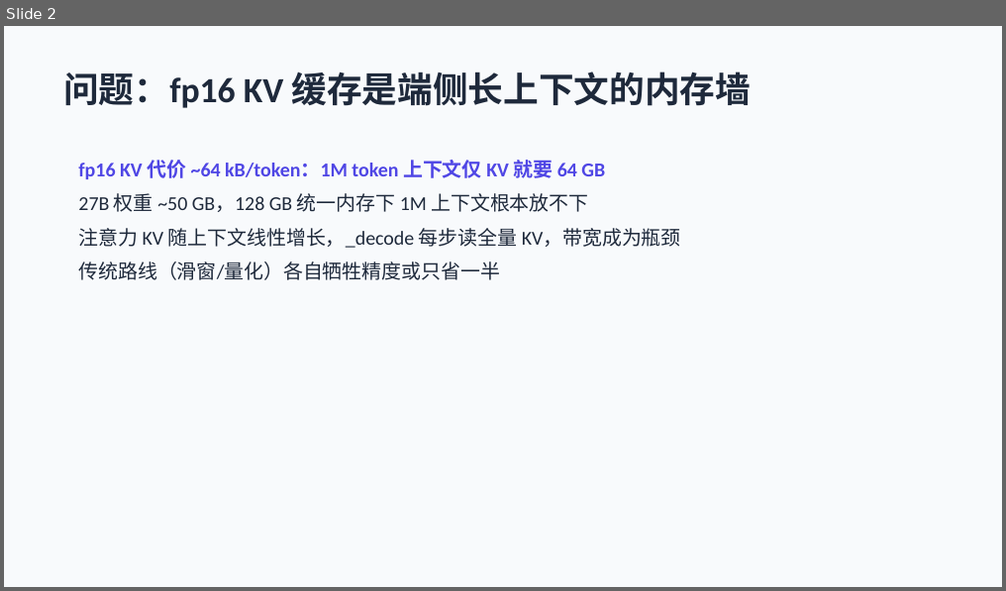
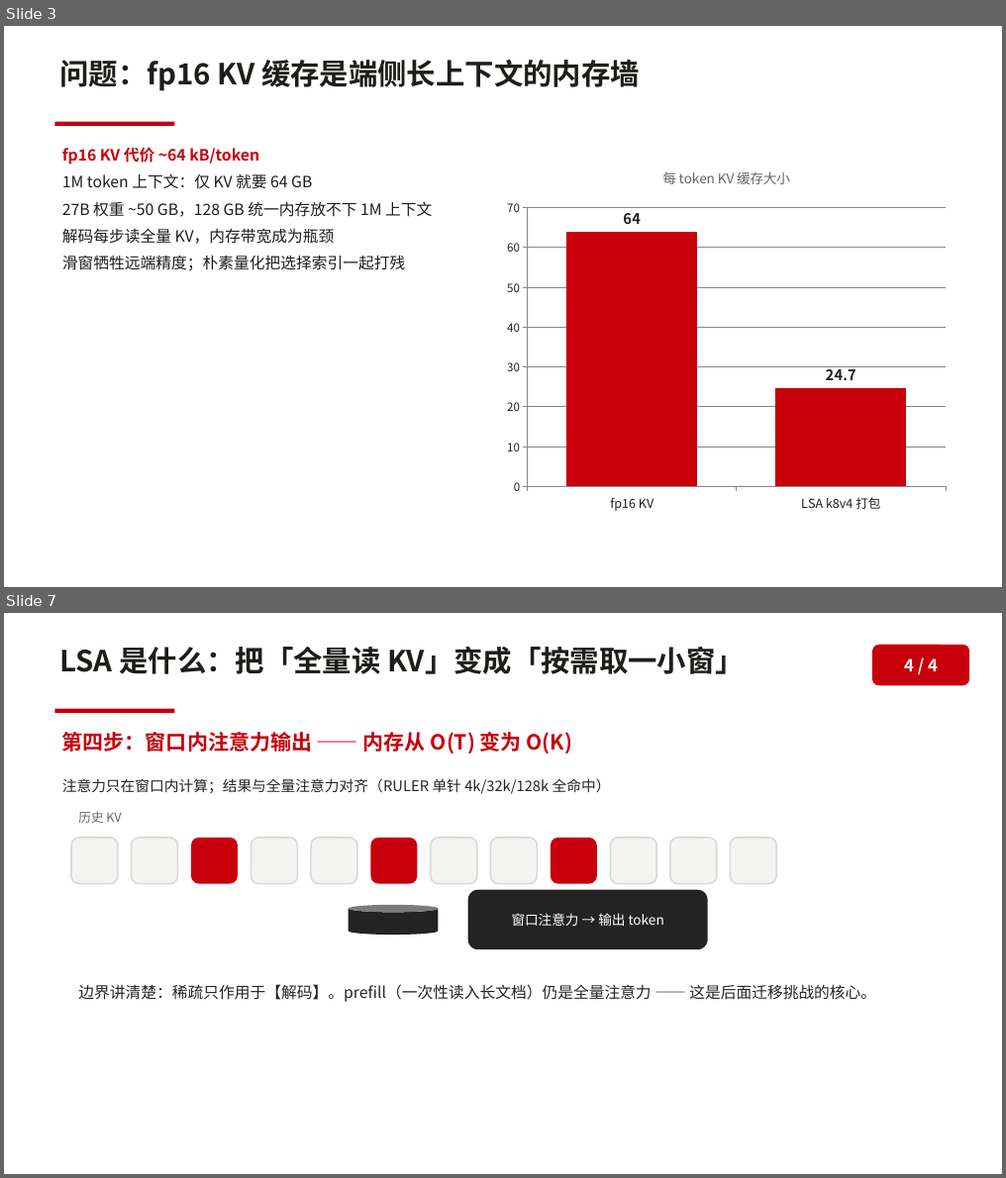
Before and after one commit to dahai80/fusion-lsa, a slide deck: docs/latent-spars-attention-mlx.pptx. Shown one above the other, each under a label of ours: slide 2 before the commit, slides 3 and 7 after it; the slides between them are not shown. The pictures are 1006x591 and 1006x1178 pixels, drawn with LibreOffice and Linux fonts; fonts in the diff are those of the drawing. Boxes give left, top, right and bottom in pixels: in the first picture for what was removed or moved away, otherwise in the second. Text is boxed around its words. In the diff, an @@ line names an element or a change of style, - is before the commit and + after.

```diff
--- a/docs/latent-spars-attention-mlx.pptx
+++ b/docs/latent-spars-attention-mlx.pptx
@@ slide 7 added at (4,613,1002,1174), background #FFFFFF @@
@@ text added at (60,647,745,674), 28 pt, text #1D1D1A, bold @@
+LSA 是什么：把「全量读 KV」变成「按需取一小窗」
@@ rounded rectangle added at (872,645,969,685), fill #C7000B, 16 pt, text #FFFFFF, bold @@
+4 / 4
@@ rectangle added at (54,709,174,713), fill #C7000B @@
@@ text added at (62,732,572,754), 20 pt, text #C7000B, bold @@
+第四步：窗口内注意力输出 —— 内存从 O(T) 变为 O(K)
@@ text added at (62,778,611,794), 14 pt, text #232323 @@
+注意力只在窗口内计算；结果与全量注意力对齐（RULER 单针 4k/32k/128k 全命中）
@@ text added at (78,811,121,823), 12 pt, text #666666 @@
+历史 KV
@@ rounded rectangle added at (71,838,118,884), fill #F4F4F2, outline #D9D9D6 1.5 pt @@
@@ rounded rectangle added at (132,838,177,884), fill #F4F4F2, outline #D9D9D6 1.5 pt @@
@@ rounded rectangle added at (191,838,238,884), fill #C7000B @@
@@ rounded rectangle added at (252,838,297,884), fill #F4F4F2, outline #D9D9D6 1.5 pt @@
@@ rounded rectangle added at (311,838,357,884), fill #F4F4F2, outline #D9D9D6 1.5 pt @@
@@ rounded rectangle added at (371,838,417,884), fill #C7000B @@
@@ rounded rectangle added at (431,838,477,884), fill #F4F4F2, outline #D9D9D6 1.5 pt @@
@@ rounded rectangle added at (491,838,537,884), fill #F4F4F2, outline #D9D9D6 1.5 pt @@
@@ rounded rectangle added at (550,838,597,884), fill #C7000B @@
@@ rounded rectangle added at (611,838,656,884), fill #F4F4F2, outline #D9D9D6 1.5 pt @@
@@ rounded rectangle added at (670,838,717,884), fill #F4F4F2, outline #D9D9D6 1.5 pt @@
@@ rounded rectangle added at (731,838,776,884), fill #F4F4F2, outline #D9D9D6 1.5 pt @@
@@ cylinder added at (349,905,439,935), fill #232323 @@
@@ rounded rectangle added at (468,890,708,950), fill #232323, 13 pt, text #FFFFFF @@
+窗口注意力 → 输出 token
@@ text added at (78,984,876,1002), 15 pt, text #232323 @@
+边界讲清楚：稀疏只作用于【解码】。prefill（一次性读入长文档）仍是全量注意力 —— 这是后面迁移挑战的核心。
@@ what was slide 2 is now slide 3 @@
@@ slide 3 changed as well @@
@@ rectangle removed at (4,26,1002,587) @@
@@ text "问题：fp16 KV 缓存是端侧长上下文的内存墙": place and size @@
-text "问题：fp16 KV 缓存是端侧长上下文的内存墙" at (63,72,751,108)
+text "问题：fp16 KV 缓存是端侧长上下文的内存墙" at (60,60,640,91)
@@ text "问题：fp16 KV 缓存是端侧长上下文的内存墙" at (60,60,640,91): size 34 to 28 pt, font Calibri to Noto Sans CJK SC, text colour #1E293B to #1D1D1A @@
@@ rectangle added at (54,122,174,126), fill #C7000B @@
@@ text at (62,147,432,272): text changed; size 19 to 15 pt; font Calibri to Noto Sans CJK SC; text colour #1E293B to #1D1D1A @@
-fp16 KV 代价 ~64 kB/token：1M token 上下文仅 KV 就要 64 GB
-27B 权重 ~50 GB，128 GB 统一内存下 1M 上下文根本放不下
-注意力 KV 随上下文线性增长，_decode 每步读全量 KV，带宽成为瓶颈
-传统路线（滑窗/量化）各自牺牲精度或只省一半
+fp16 KV 代价 ~64 kB/token
+1M token 上下文：仅 KV 就要 64 GB
+27B 权重 ~50 GB，128 GB 统一内存放不下 1M 上下文
+解码每步读全量 KV，内存带宽成为瓶颈
+滑窗牺牲远端精度；朴素量化把选择索引一起打残
@@ column chart added at (498,154,954,520) @@
+title "每 token KV 缓存大小"
+categories: fp16 KV, LSA k8v4 打包
+Series 1: 64, 24.7
```
Also in this commit, not shown: 5 other slides changed, 10 other slides added, 3 slides removed.
